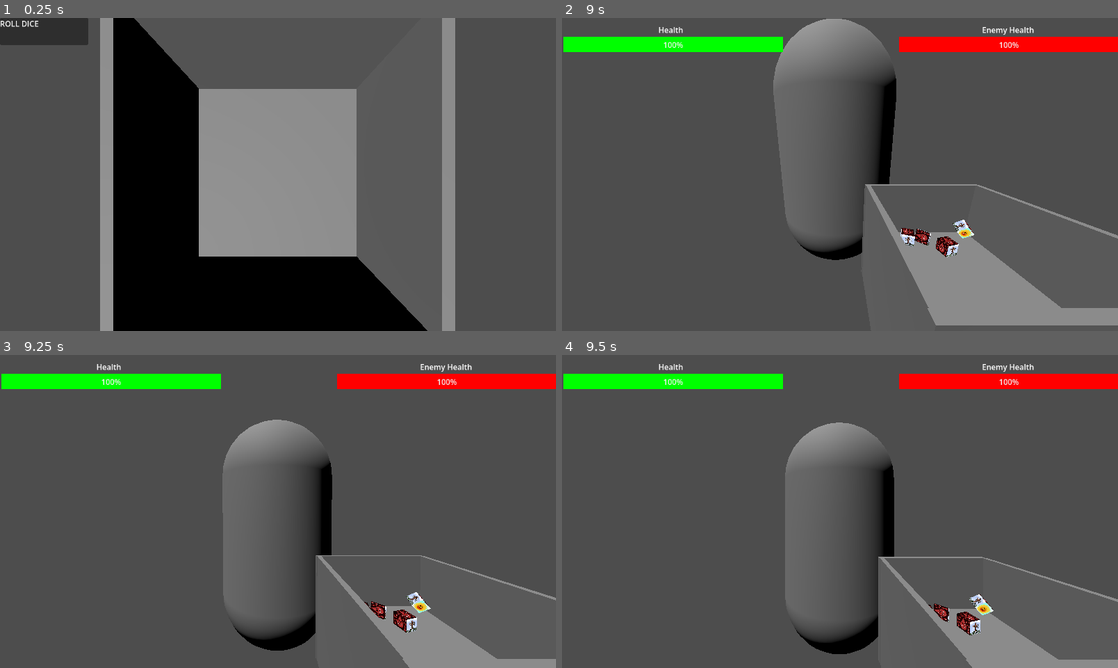
Above: before the commit, frames 1-4 (two rows, left to right).
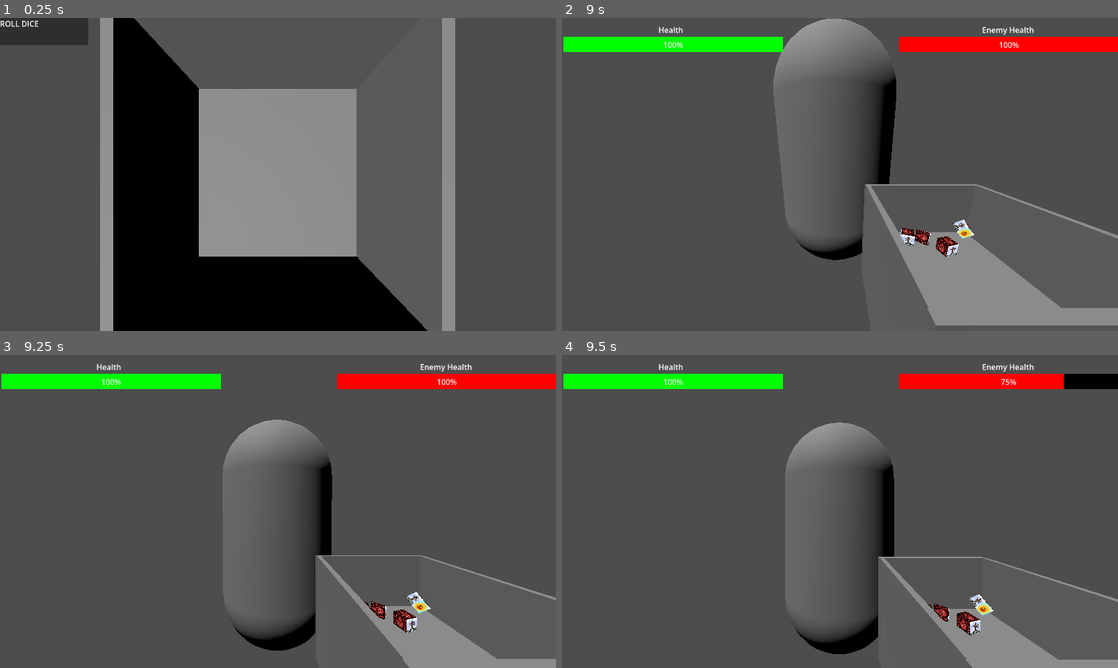
Above: after the commit, the same moments.

Repository: SkyTuifua/Artist_Tavern_Jam
Game: Godot game, scene res://main.tscn
Same seed, same stepped clock (60 frames per second), same inputs: the game is played once before the commit and once after it.
Inputs (mouse positions are in pixels of both pictures, inside the frame that each line leads up to):
- Up to frame 1 (0.25 s): no input
- Up to frame 2 (9 s): click "ROLL DICE" at 0.5 s; click "ROLL DICE" at 1.25 s; click "ROLL DICE" at 2 s; move the mouse to (962, 158) at 2.77 s; click (962, 158) at 2.92 s; move the mouse to (728, 190) at 3.52 s; click (728, 190) at 3.67 s; move the mouse to (895, 105) at 4.27 s; click (895, 105) at 4.42 s; tap Enter at 5 s; move the mouse to (812, 237) at 5.02 s; click (812, 237) at 5.17 s; move the mouse to (1006, 221) at 5.77 s; click (1006, 221) at 5.92 s; move the mouse to (673, 127) at 6.52 s; click (673, 127) at 6.67 s; move the mouse to (867, 174) at 7.27 s; click (867, 174) at 7.42 s; click "Use Ability" at 8 s; move the mouse to (756, 96) at 8.77 s; click (756, 96) at 8.92 s
- Up to frame 3 (9.25 s): no input
- Up to frame 4 (9.5 s): no input

Frames 1-3 are identical in both runs. In frame 4, 0.5% of the frame differs, in the area x 78-100%, y 6-11%.

Commit message:
enemy health working

Diff:
--- a/dice-attack-game/turn_manager.gd
+++ b/dice-attack-game/turn_manager.gd
@@ -16,7 +16,11 @@
 @onready var animation_player: AnimationPlayer = $"../AnimationPlayer"
 @onready var turn_ui: CanvasLayer = %Turn_UI
 @onready var choose_dice_text: RichTextLabel = $"../Turn_UI/DiceUI/ChooseDiceText"
+
+
 @onready var health_bars: CanvasLayer = %Health_Bars
+@onready var enemy_health: ProgressBar = %"Enemy Health"
+@onready var player_health: ProgressBar = %Player_Health
 
 
 
@@ -163,6 +167,18 @@
 	health_bars.visible = true
 #does the attack
 func do_attack(anim_name : StringName, combo : DiceCombo.DICE_COMBOS)->void:
+	var dci : DiceCombo.dice_combo_info = DiceCombo.get_dice_combo_info(combo)
+	if dci.damage:
+		enemy_health.value -= dci.damage
+	if dci.health:
+		player_health.value += dci.health
+	if enemy_health.value <= 0 or player_health.value <= 0:
+		end_game()
+		return
+	get_tree().create_timer(2).timeout.connect(enemy_turn)
+
+#choose a random attack for the ai to use based on the probabilities of dice rolls
+func enemy_turn()->void:
 	get_tree().create_timer(2).timeout.connect(return_to_table)
 
 func return_to_table()->void:
@@ -173,3 +189,7 @@
 	turn_ui.visible = true
 	health_bars.visible = false
 ###############################################################################################
+
+#end game logic.
+func end_game()->void:
+	pass
